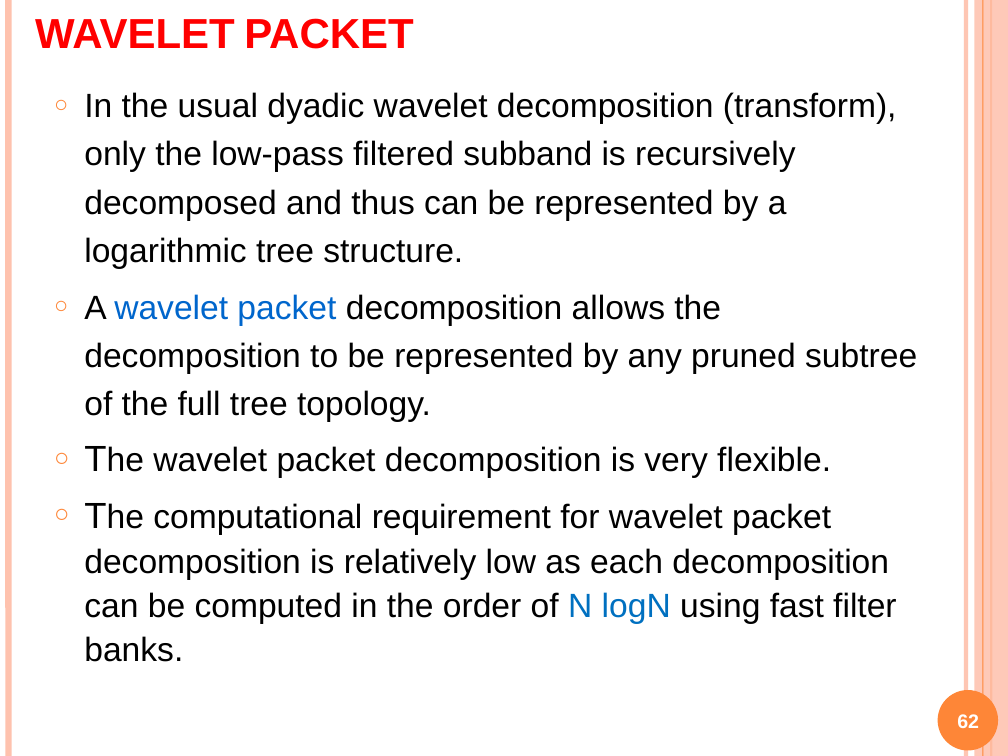
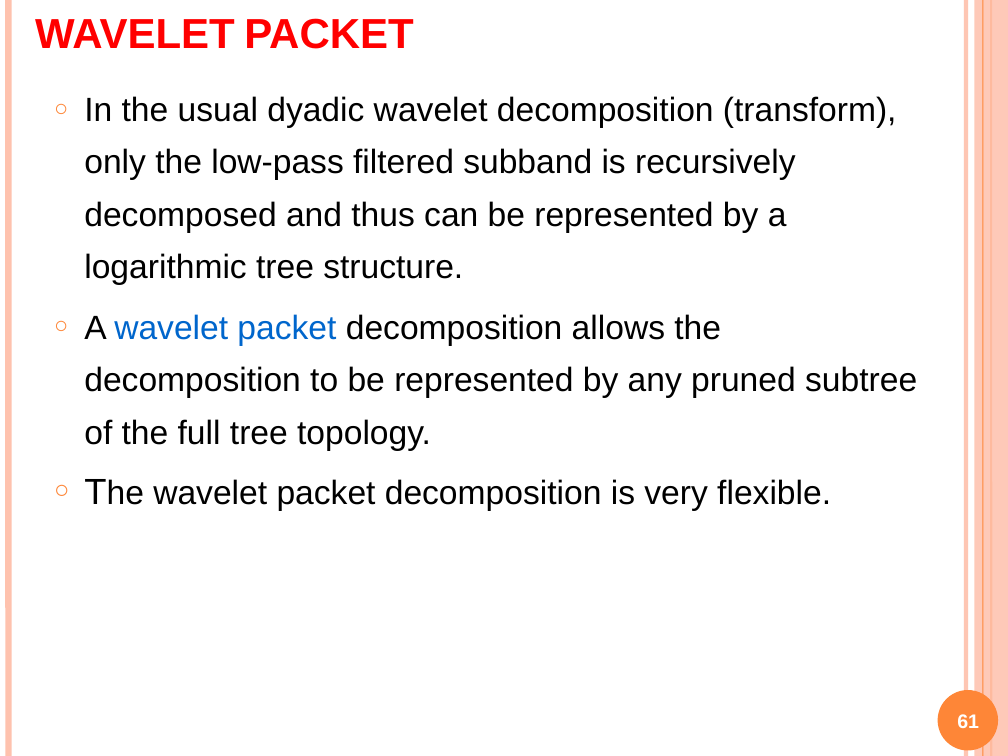
Before and after one commit to Alex7Huynh/dip-g9, a slide deck: slide 61 of 6. PPT/Wavelet transform.pptx (slide 62 before the commit). Drawn at 1008x756 pixels with LibreOffice and Linux fonts; fonts in the diff are those of the drawing. Boxes give left, top, right and bottom in pixels: in the first picture for what was removed or moved away, otherwise in the second. Text is boxed around its words. In the diff, an @@ line names an element or a change of style, - is before the commit and + after.

```diff
--- a/6. PPT/Wavelet transform.pptx
+++ b/6. PPT/Wavelet transform.pptx
@@ text "In the usual dyadic wavelet ..." at (x1=84, y1=96, x2=917, y2=511): line spacing 1.2 to 1.3; line spacing 1.1 to 1.2 @@
@@ text at (x1=84, y1=503, x2=896, y2=662): paragraph removed @@
-○ The computational requirement for wavelet packet decomposition is relatively low as each decomposition can be computed in the order of N logN using fast filter banks.
@@ page number at (x1=957, y1=714, x2=979, y2=728): text changed @@
-62
+61
```
Also in this commit, not shown: 1 other slide changed, 5 slides added, 2 slides removed, 2 other files.
